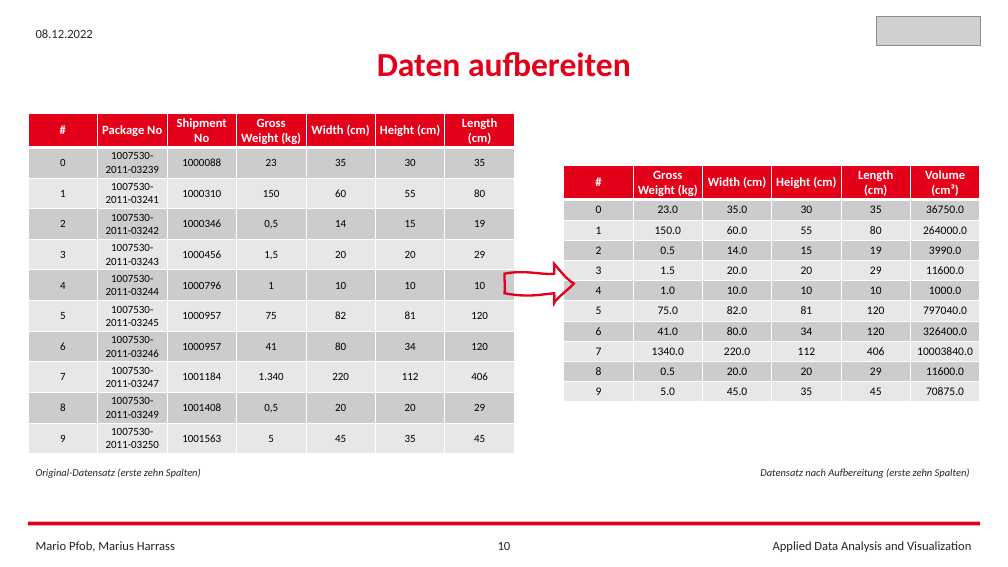
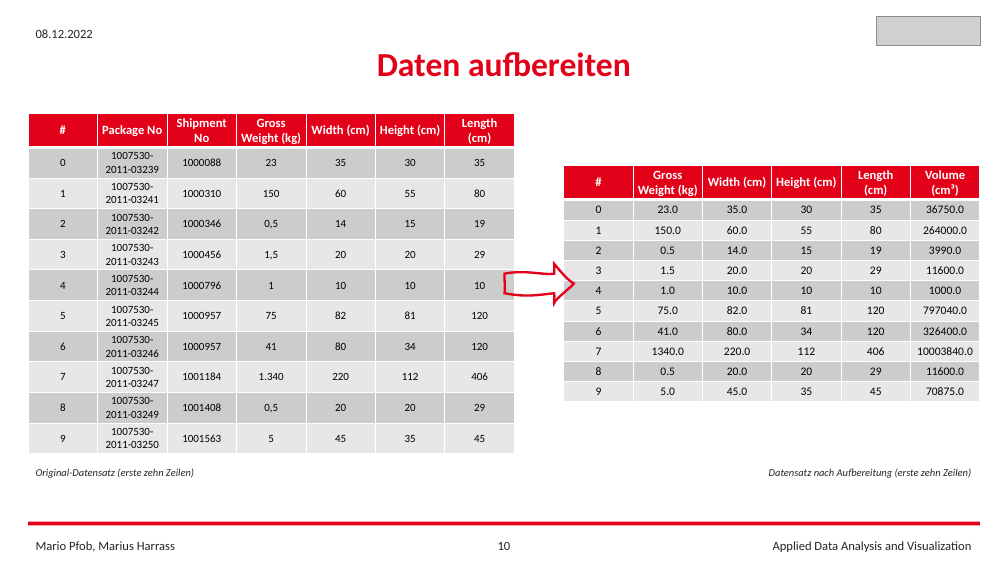
Before and after one commit to FrankCastlepancakes/ClusteringScikitLearn, a slide deck: slide 10 of Clustering_Scikit_Learn.pptx. Drawn at 1008x567 pixels with LibreOffice and Linux fonts; fonts in the diff are those of the drawing; grey boxes stand for pictures. Boxes give left, top, right and bottom in pixels: in the first picture for what was removed or moved away, otherwise in the second. Text is boxed around its words. In the diff, an @@ line names an element or a change of style, - is before the commit and + after.

Commit message:
Small changes in powerpoint

```diff
--- a/Clustering_Scikit_Learn.pptx
+++ b/Clustering_Scikit_Learn.pptx
@@ text at box(36, 468, 194, 478): text changed @@
-Original-Datensatz (erste zehn Spalten)
+Original-Datensatz (erste zehn Zeilen)
@@ text at box(769, 468, 971, 478): text changed @@
-Datensatz nach Aufbereitung (erste zehn Spalten)
+Datensatz nach Aufbereitung (erste zehn Zeilen)
```
Also in this commit, not shown: 1 other slide changed, 1 other file.
